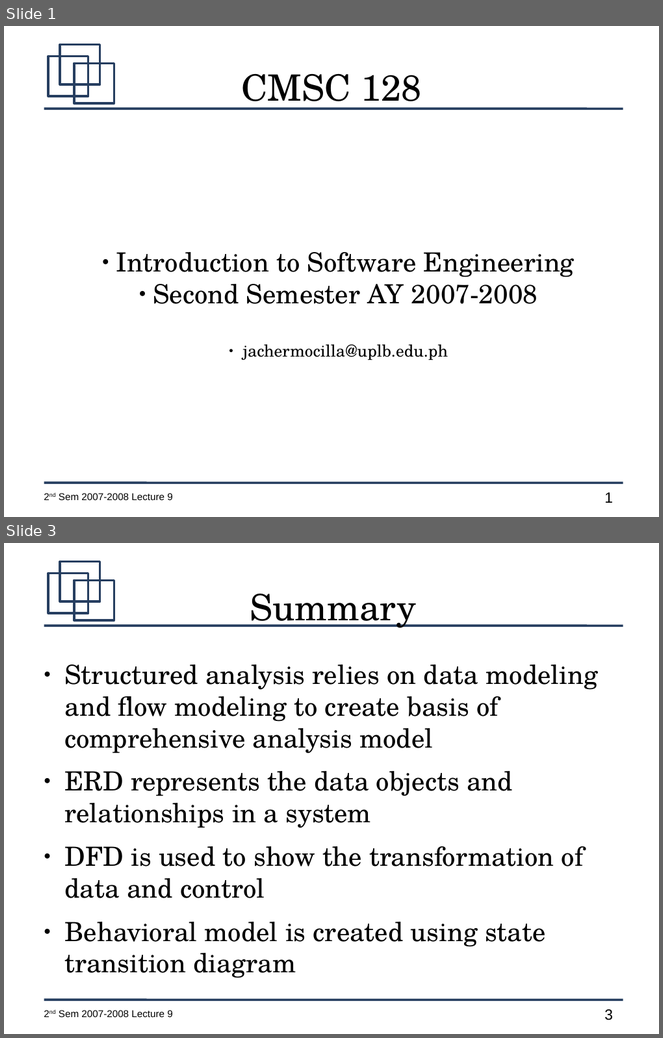
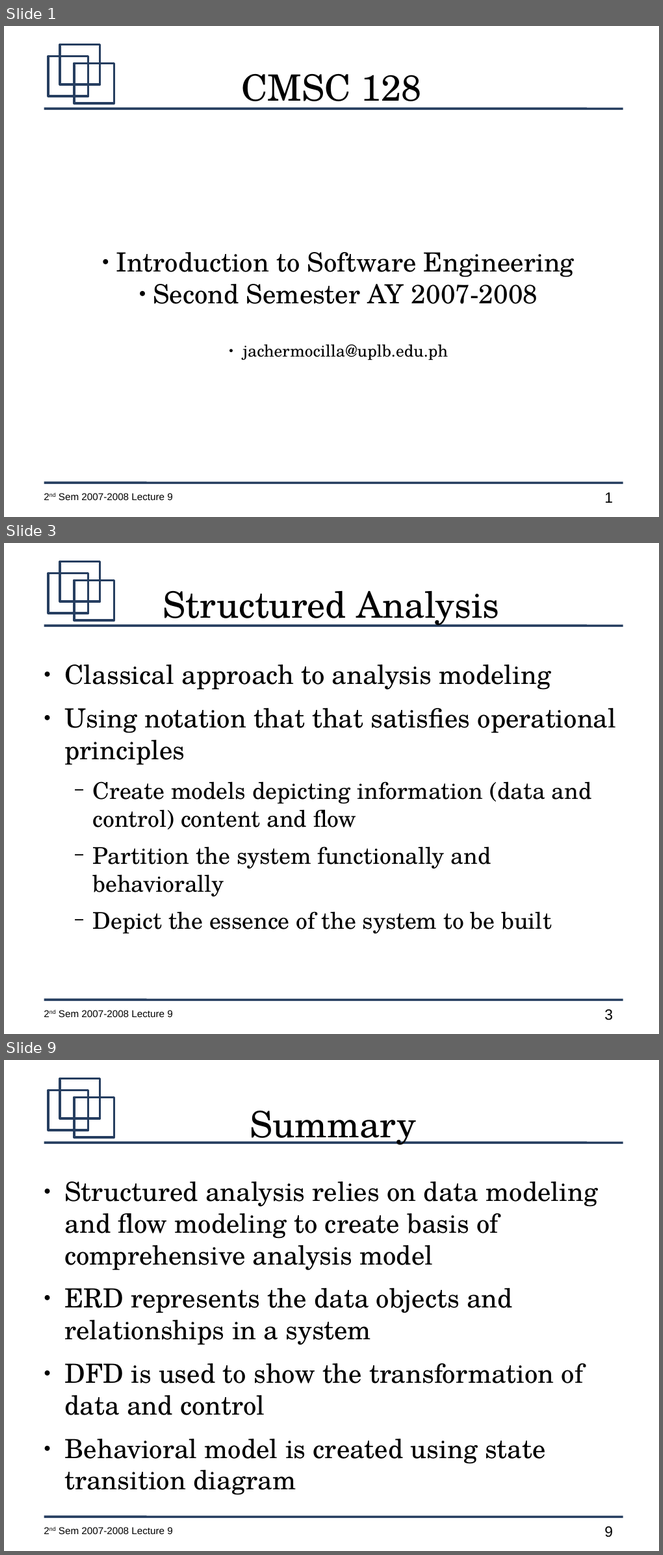
Before and after one commit to jachermocilla/jach-homepage, a slide deck: CMSC128-2nd-Sem-2007-L10.odp. Shown one above the other, each under a label of ours: slides 1 and 3 before the commit, slides 1, 3 and 9 after it; the slides between them are not shown. The pictures are 663x1038 and 663x1555 pixels, drawn with LibreOffice and Linux fonts; fonts in the diff are those of the drawing. Boxes give left, top, right and bottom in pixels: in the first picture for what was removed or moved away, otherwise in the second. Text is boxed around its words. In the diff, an @@ line names an element or a change of style, - is before the commit and + after.

```diff
--- a/CMSC128-2nd-Sem-2007-L10.odp
+++ b/CMSC128-2nd-Sem-2007-L10.odp
@@ slide 3 added at (4,543,659,1034), background #FFFFFF; not listed: 7 template elements that a slide beside it also shows @@
@@ title added at (163,591,499,627), 44 pt, text #000000 @@
+Structured Analysis
@@ text added at (65,665,617,934), 28 pt, text #000000 @@
+● Classical approach to analysis modeling
+● Using notation that that satisfies operational principles
+  − Create models depicting information (data and control) content and flow
+  − Partition the system functionally and behaviorally
+  − Depict the essence of the system to be built
@@ what was slide 3 is now slide 9 @@
@@ page number at (605,1527,613,1538): text changed @@
-3
+9
```
Also in this commit, not shown: 1 slide changed, 6 other slides added, 1 slide removed.
